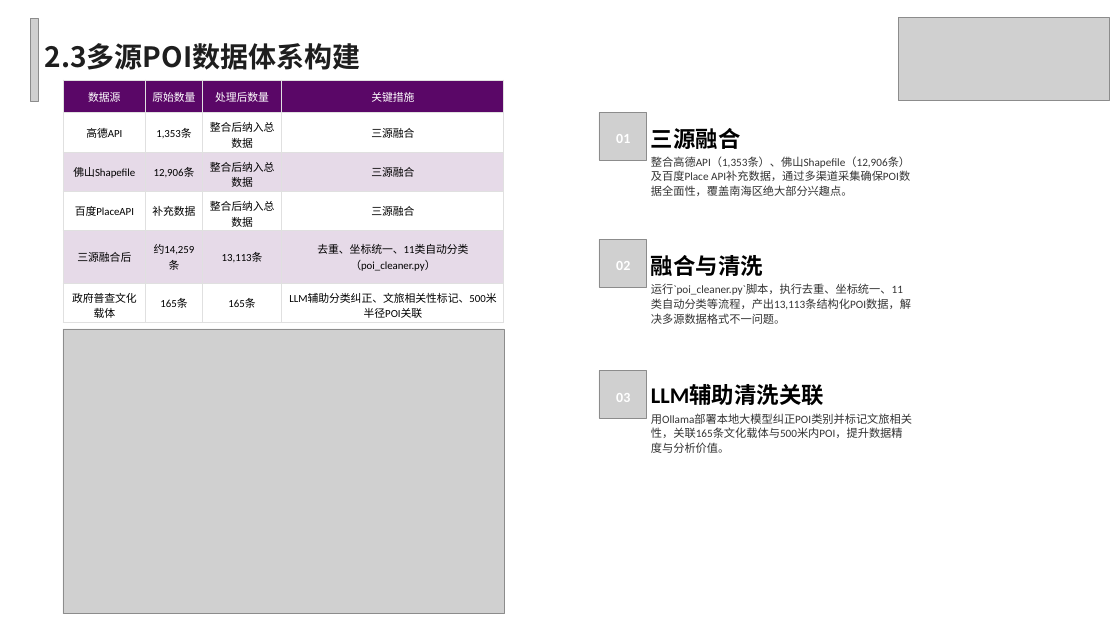
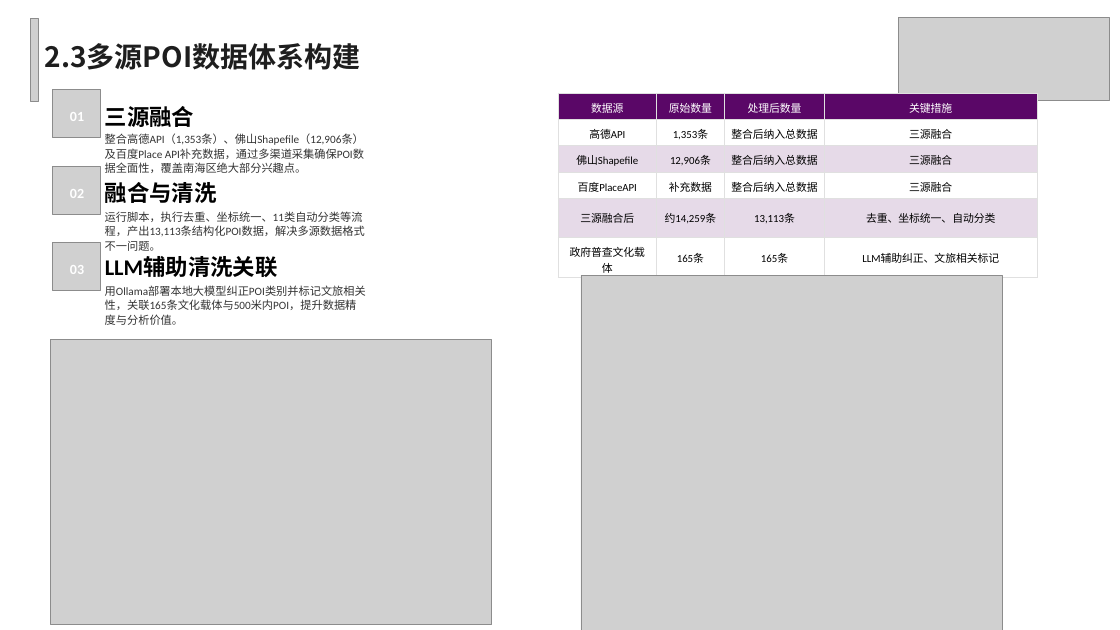
Before and after one commit to Archdogms/knowledge_graph, a slide deck: slide 7 of docs/ppt/孟帅_毕设中期final.pptx. Drawn at 1120x630 pixels with LibreOffice and Linux fonts; fonts in the diff are those of the drawing; grey boxes stand for pictures. Boxes give left, top, right and bottom in pixels: in the first picture for what was removed or moved away, otherwise in the second. Text is boxed around its words. In the diff, an @@ line names an element or a change of style, - is before the commit and + after.

```diff
--- a/docs/ppt/孟帅_毕设中期final.pptx
+++ b/docs/ppt/孟帅_毕设中期final.pptx
@@ 3 texts, 1 picture: place and size @@
-3 texts, 1 picture at (599, 113, 910, 196)
+3 texts, 1 picture at (53, 90, 364, 173)
@@ table at (559, 93, 1037, 280) @@
-row 5, column 4: 去重、坐标统一、11类自动分类（poi_cleaner.py）
+row 5, column 4: 去重、坐标统一、自动分类
-row 6, column 4: LLM辅助分类纠正、文旅相关性标记、500米半径POI关联
+row 6, column 4: LLM辅助纠正、文旅相关标记
@@ table: place and size @@
-table at (63, 80, 504, 322)
+table at (559, 93, 1037, 280)
@@ picture: place and size @@
-picture at (599, 239, 647, 287)
+picture at (53, 166, 101, 214)
@@ text "融合与清洗": place and size @@
-text "融合与清洗" at (651, 255, 763, 276)
+text "融合与清洗" at (105, 182, 217, 203)
@@ text "02": place and size @@
-text "02" at (616, 261, 630, 270)
+text "02" at (70, 189, 84, 198)
@@ text at (105, 211, 365, 251): text changed @@
-运行`poi_cleaner.py`脚本，执行去重、坐标统一、11类自动分类等流程，产出13,113条结构化POI数据，解决多源数据格式不一问题。
+运行脚本，执行去重、坐标统一、11类自动分类等流程，产出13,113条结构化POI数据，解决多源数据格式不一问题。
@@ 3 texts, 1 picture: place and size @@
-3 texts, 1 picture at (599, 371, 912, 453)
+3 texts, 1 picture at (53, 243, 366, 325)
@@ picture added at (581, 276, 1003, 630) @@
@@ picture: place and size @@
-picture at (63, 329, 504, 614)
+picture at (51, 339, 492, 624)
```
Also in this commit, not shown: 6 other slides changed, 4 slides added, 4 slides removed, 13 other files.
